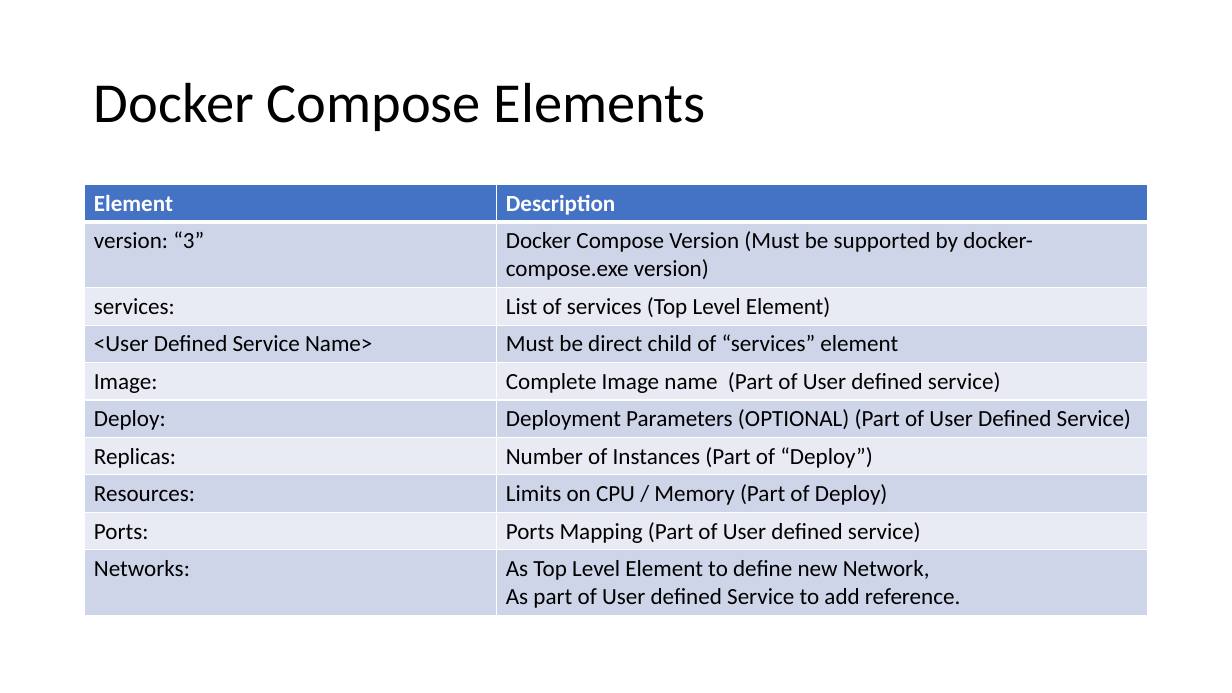
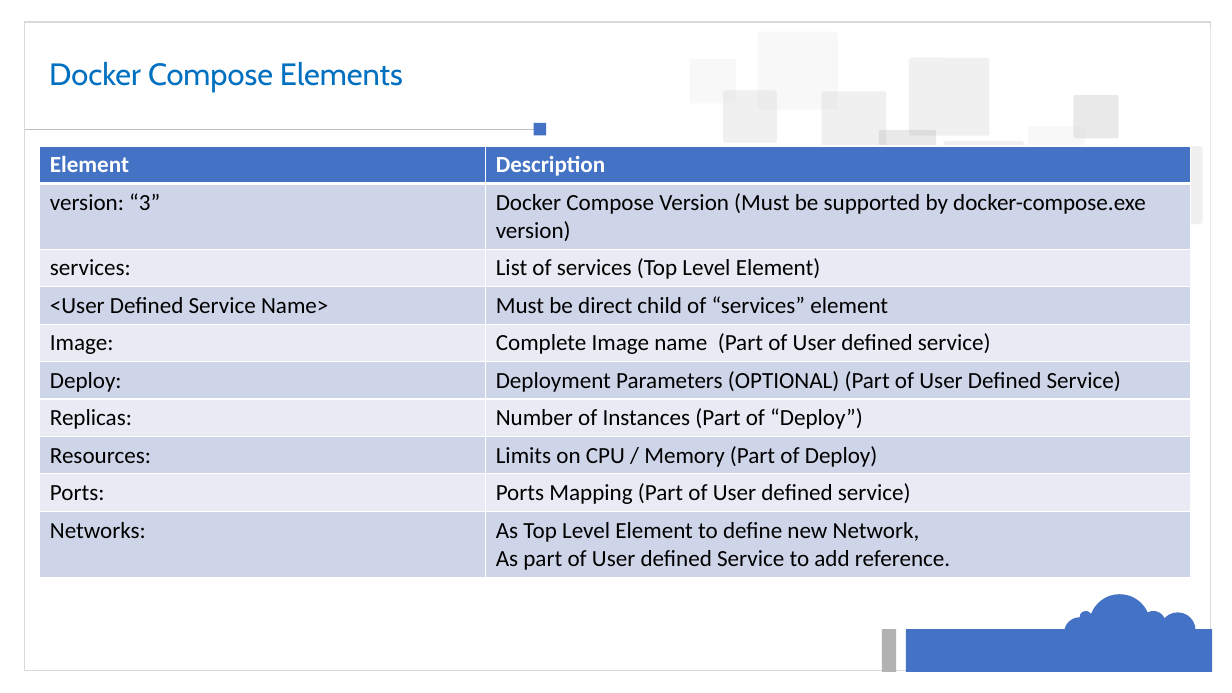
Before and after one commit to mahendra-shinde/docker-k8s-june-2019, a slide deck: slide 6 of docker orchestration day 2.pptx. Drawn at 1232x693 pixels with LibreOffice and Linux fonts; fonts in the diff are those of the drawing; background and template pictures are left out. Boxes give left, top, right and bottom in pixels: in the first picture for what was removed or moved away, otherwise in the second. Text is boxed around its words. In the diff, an @@ line names an element or a change of style, - is before the commit and + after.

```diff
--- a/docker orchestration day 2.pptx
+++ b/docker orchestration day 2.pptx
@@ rectangle added at [25,22,1212,670], outline #D9D9D9 1 pt @@
@@ title "Docker Compose Elements": place and size @@
-title "Docker Compose Elements" at [94,82,706,131]
+title "Docker Compose Elements" at [49,62,403,92]
@@ title "Docker Compose Elements" at [49,62,403,92]: size 44 to 24 pt, font Calibri to Cabin, text colour #000000 to #0070C0 @@
@@ rectangle added at [658,30,1212,321], fill #FFFFFF at 48% opacity @@
@@ line added from (25, 129) to (534, 129), #BFBFBF 0.5 pt @@
@@ table: place and size @@
-table at [85,185,1148,614]
+table at [40,146,1190,656]
@@ rectangle added at [534,123,547,136], fill #4472C4 @@
@@ group added at [690,31,1202,282]: 14 rounded rectangles @@
@@ rectangle added at [882,629,897,672], fill #B2B2B2 @@
@@ rectangle added at [906,629,1212,672], fill #4472C4 @@
@@ group added at [1065,594,1196,655]: 5 ellipses @@
```
Also in this commit, not shown: 5 other slides changed, 3 slides added, 2 other files.
